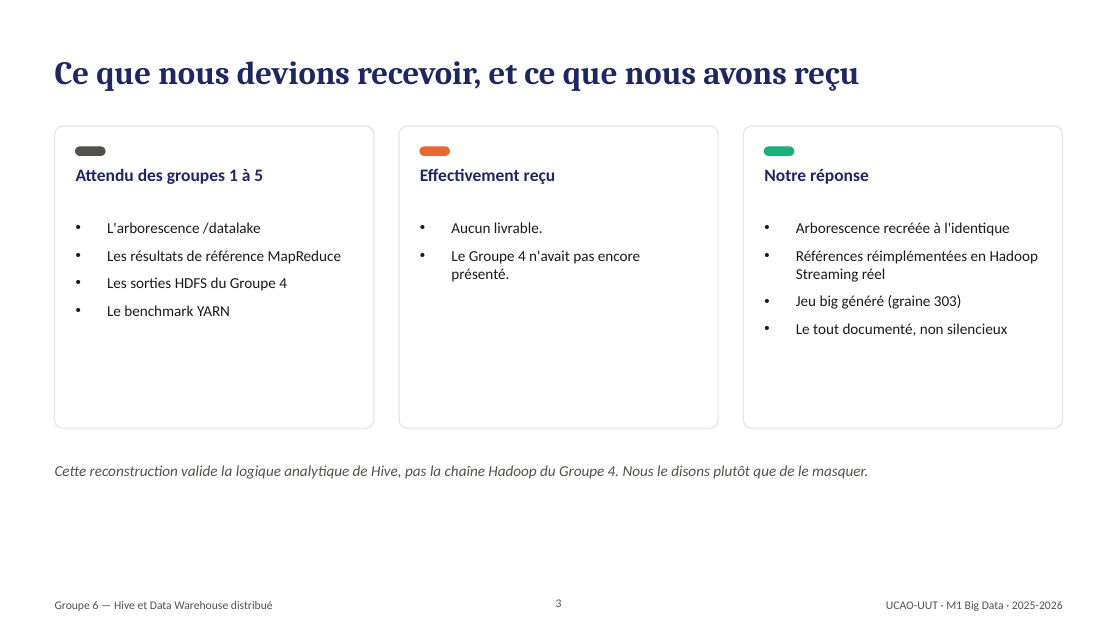
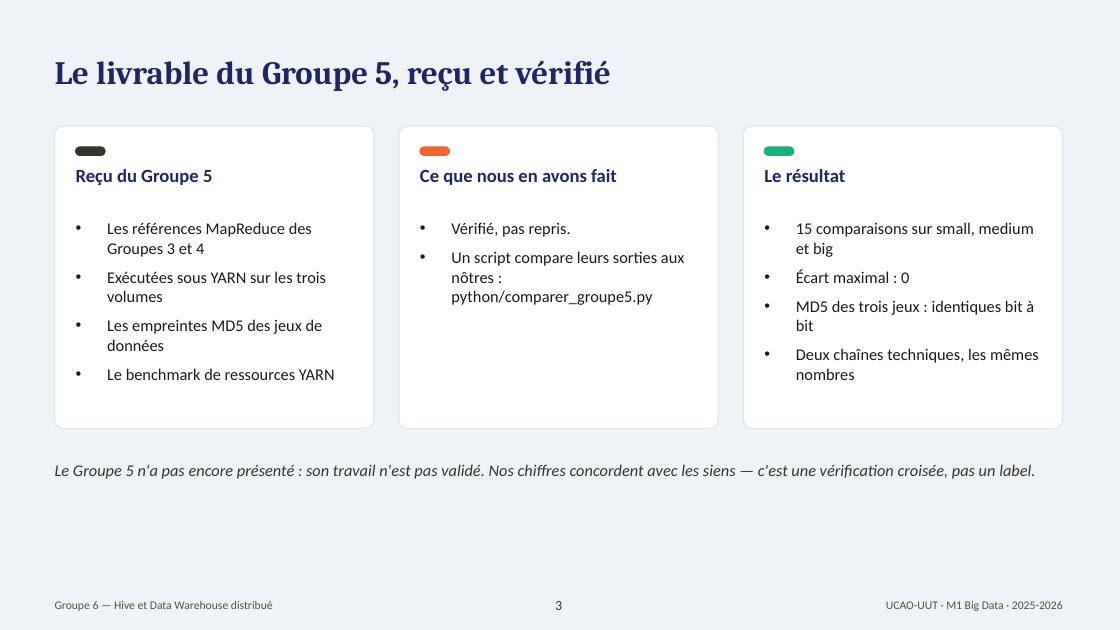
Before and after one commit to donaldamah/TP6-HIVE-Groupe6, a slide deck: slide 3 of Expose6_Hive_Groupe6.pptx. Drawn at 1120x630 pixels with LibreOffice and Linux fonts; fonts in the diff are those of the drawing. Boxes give left, top, right and bottom in pixels: in the first picture for what was removed or moved away, otherwise in the second. Text is boxed around its words. In the diff, an @@ line names an element or a change of style, - is before the commit and + after.

```diff
--- a/Expose6_Hive_Groupe6.pptx
+++ b/Expose6_Hive_Groupe6.pptx
@@ background #FFFFFF to #EFF2F7 @@
@@ text at box(55, 60, 610, 91): text changed @@
-Ce que nous devions recevoir, et ce que nous avons reçu
+Le livrable du Groupe 5, reçu et vérifié
@@ rounded rectangle at box(76, 147, 105, 155): fill #52514E to #353430; outline #52514E 1 pt to #353430 1 pt @@
@@ text at box(76, 169, 212, 185): text changed; size 15 to 16 pt @@
-Attendu des groupes 1 à 5
+Reçu du Groupe 5
@@ text at box(420, 169, 617, 185): text changed; size 15 to 16 pt @@
-Effectivement reçu
+Ce que nous en avons fait
@@ text at box(764, 169, 845, 182): text changed; size 15 to 16 pt @@
-Notre réponse
+Le résultat
@@ text at box(107, 222, 335, 380): text changed; size 13 to 14 pt @@
-• L'arborescence /datalake
-• Les résultats de référence MapReduce
-• Les sorties HDFS du Groupe 4
-• Le benchmark YARN
+• Les références MapReduce des Groupes 3 et 4
+• Exécutées sous YARN sur les trois volumes
+• Les empreintes MD5 des jeux de données
+• Le benchmark de ressources YARN
@@ text at box(451, 222, 685, 305): text changed; size 13 to 14 pt @@
-• Aucun livrable.
-• Le Groupe 4 n'avait pas encore présenté.
+• Vérifié, pas repris.
+• Un script compare leurs sorties aux nôtres : python/comparer_groupe5.py
@@ text at box(796, 222, 1039, 380): text changed; size 13 to 14 pt @@
-• Arborescence recréée à l'identique
-• Références réimplémentées en Hadoop Streaming réel
-• Jeu big généré (graine 303)
-• Le tout documenté, non silencieux
+• 15 comparaisons sur small, medium et big
+• Écart maximal : 0
+• MD5 des trois jeux : identiques bit à bit
+• Deux chaînes techniques, les mêmes nombres
@@ text at box(55, 464, 1035, 479): text changed; size 13 to 14 pt; text colour #52514E to #353430 @@
-Cette reconstruction valide la logique analytique de Hive, pas la chaîne Hadoop du Groupe 4. Nous le disons plutôt que de le masquer.
+Le Groupe 5 n'a pas encore présenté : son travail n'est pas validé. Nos chiffres concordent avec les siens — c'est une vérification croisée, pas un label.
@@ page number at box(555, 601, 562, 610): size 10 to 12 pt, text colour #52514E to #353430 @@
```
Also in this commit, not shown: 18 other slides changed, 4 slides added, 11 other files.
